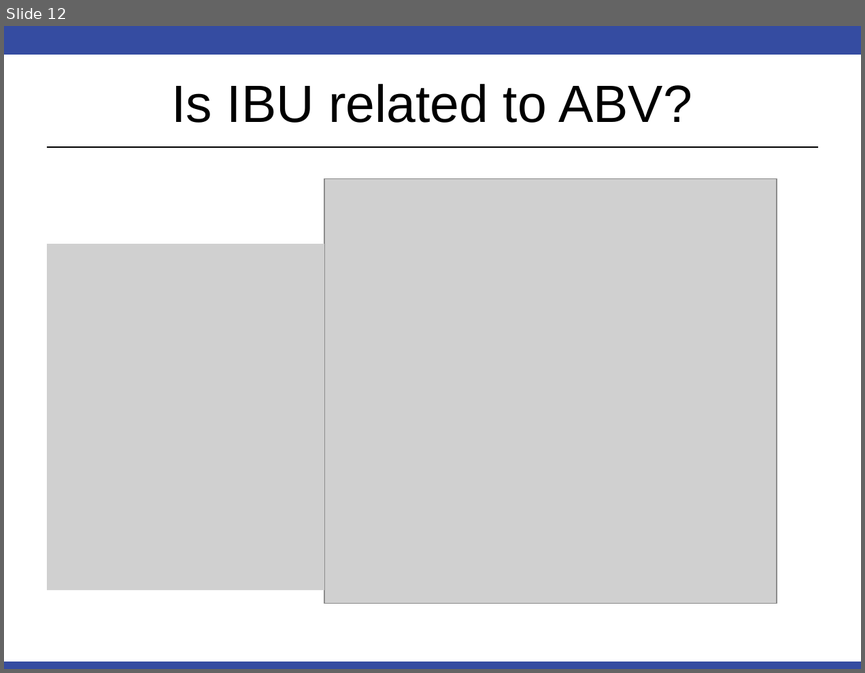
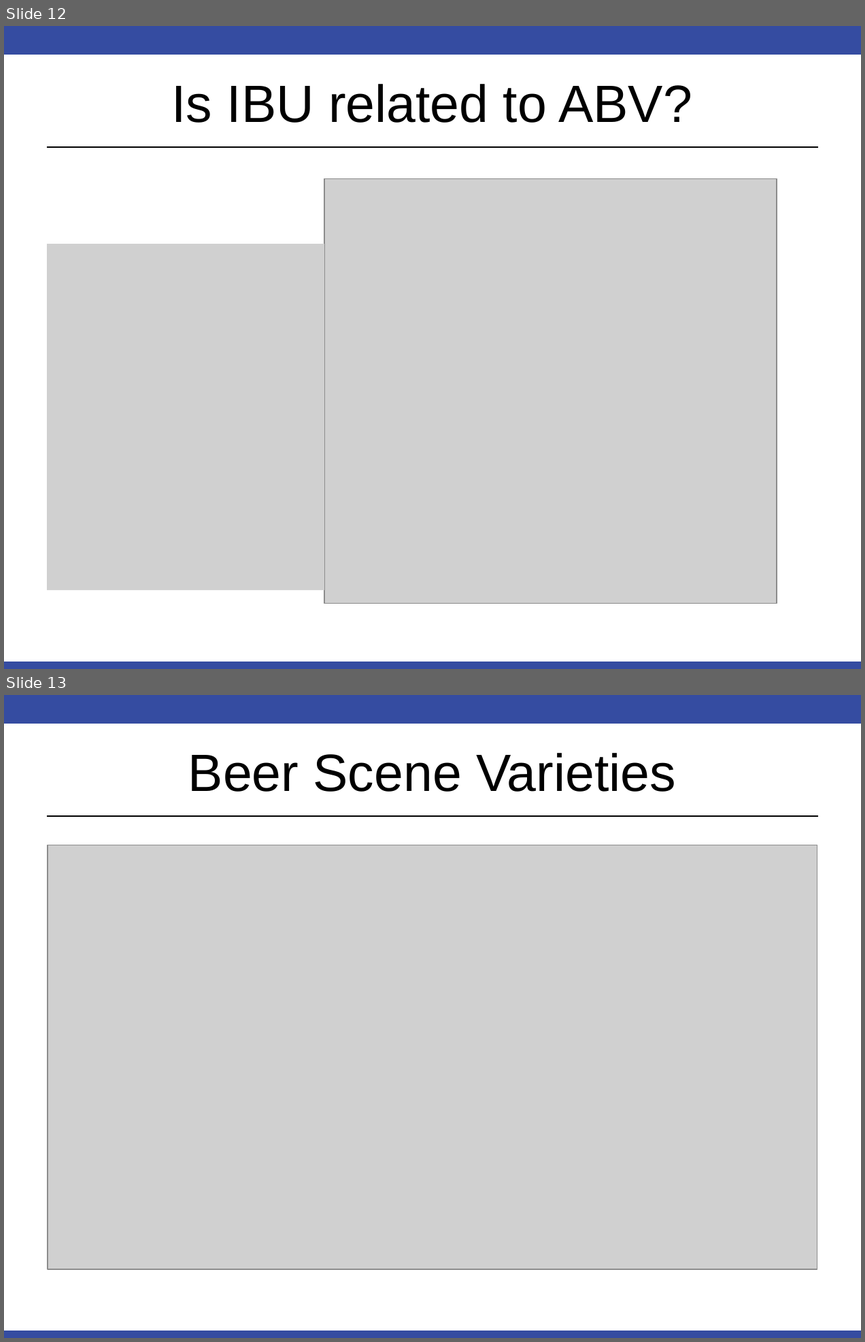
Before and after one commit to DustinBracy/Beer-Case-Study, a slide deck: EDA.pptx. Shown one above the other, each under a label of ours: slide 12 before the commit, slides 12 and 13 after it. The pictures are 865x673 and 865x1342 pixels, drawn with LibreOffice and Linux fonts; fonts in the diff are those of the drawing; grey boxes stand for pictures. Boxes give left, top, right and bottom in pixels: in the first picture for what was removed or moved away, otherwise in the second. Text is boxed around its words. In the diff, an @@ line names an element or a change of style, - is before the commit and + after.

```diff
--- a/EDA.pptx
+++ b/EDA.pptx
@@ slide 13 added at box(4, 695, 861, 1338), background #FFFFFF; not listed: 3 template elements that a slide beside it also shows @@
@@ title added at box(188, 753, 676, 792), 44 pt, text #000000 @@
+Beer Scene Varieties
@@ picture added at box(48, 845, 817, 1269) @@
```
Also in this commit, not shown: 2 slides changed, 2 other slides added, 1 other file.
